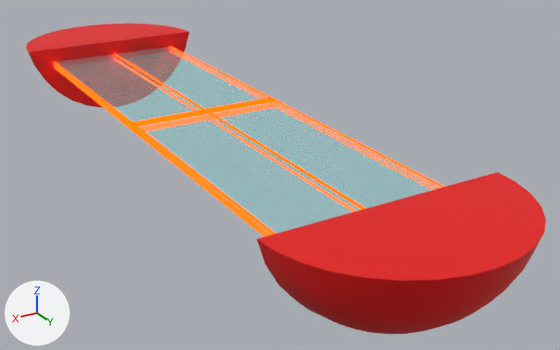
One commit to the glTF model longPush.glb: the scene before it, then after it.
Rendered twice from a 50 mm lens placed at (2.96, 8.74, 1.96), pointed at (-0.47, 3.02, -0.9). The axes (+X, +Y, +Z) are drawn at lower left. The lights are the same throughout. Where no turn or scale is listed for an object, it has been applied to the vertices.

The scene before the commit, as lines of its bpy script (objects in view):
```python
mat_material_004 = principled_material('Material.004')
mat_material_004.base_color = (0.0, 0.0, 0.0)  # black #000000
mat_material_004.metallic = 1.0
mat_material_004.roughness = 1.0
mat_material_004.emission_color = (1.0, 0.0628, 0.0)  # orange #ff4700
mat_material_004.emission_strength = 4.0
me_cube_001 = bpy.data.meshes.new('Cube.001')
me_cube_001.from_pydata(...)  # a box spanning x -1.06..0.94, y 0.0..2.0, z -1.37..0.63
me_cube_001.materials.append(mat_material_003)  # cyan #26e7e5
me_cube_002 = bpy.data.meshes.new('Cube.002')
me_cube_002.from_pydata(...)  # 148 vertices, 384 faces; spans x -1.09..0.96, y -0.02..2.03, z -1.39..0.66
me_cube_002.materials.append(mat_material_004)  # black #000000
me_sphere_005 = bpy.data.meshes.new('Sphere.005')
me_sphere_005.from_pydata(...)  # 120 vertices, 236 faces; spans x -0.98..0.98, y 0.0..0.98, z -1.0..-0.2
me_sphere_005.materials.append(mat_material_002)  # red #e70200
ob_cube = bpy.data.objects.new('Cube', me_cube_001)
ob_cube.parent = ob_longbox
ob_cube.location = (0.0, 0.0, 0.0)
ob_cube.scale = (0.72, 2.82, 0.03)
ob_cube_001 = bpy.data.objects.new('Cube.001', me_cube_002)
ob_cube_001.parent = ob_cube
ob_cube_001.location = (0.0, 0.0, 0.0)
ob_cube_001.scale = (1.0, 0.999, 1.0)
ob_sphere_001 = bpy.data.objects.new('Sphere.001', me_sphere_005)
ob_sphere_001.location = (0.0, 5.177, 0.0)
# also in view: 'Sphere' at (0.0, -0.49, -0.6)
```
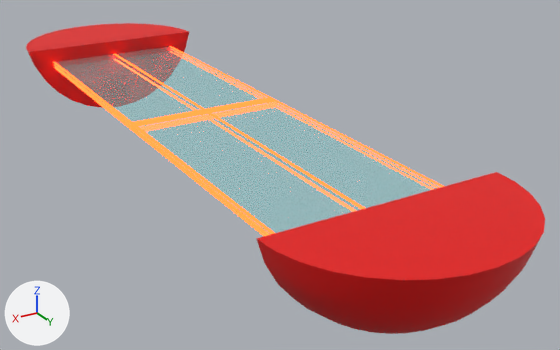
Location of each change, [x1, y1, x2, y2] in pixels of the pictures (560 x 350 px):
'Sphere.001', moved: before [257, 172, 546, 334]; after [256, 172, 545, 334]
'Cube.001', recoloured: [53, 46, 445, 237] in both

What changed in the scene script:
```text
Change mat_material_004:
    mat_material_004.emission_color: (1.0, 0.0628, 0.0) -> (1.0, 0.0856, 0.0144)  # orange #ff4700 -> orange #ff5320
Change ob_sphere_001:
    ob_sphere_001.location: (0.0, 5.177, 0.0) -> (0.0, 5.172, 0.0)
```
